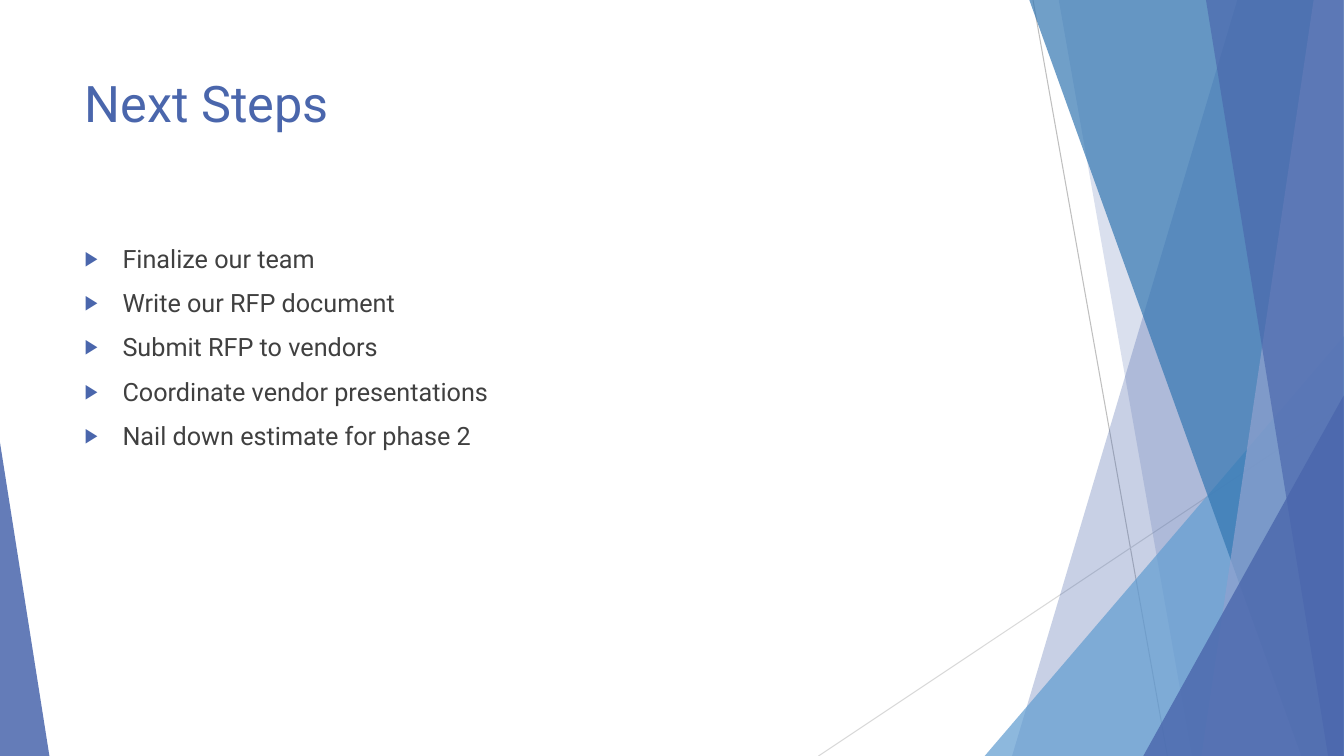
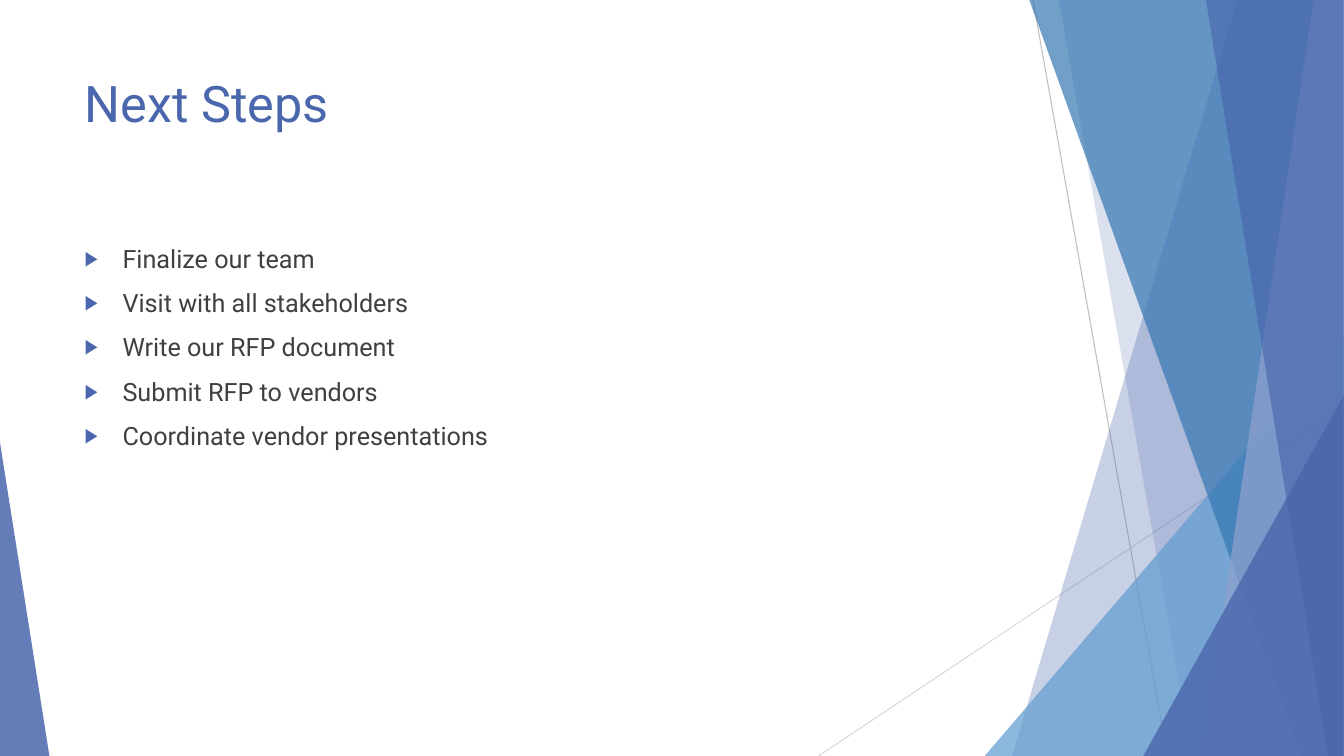
Before and after one commit to EnterpriseProductsLP/docker-straw-man, a slide deck: slide 20 of presentation.pptx (slide 17 before the commit). Drawn at 1344x756 pixels with LibreOffice and Linux fonts; fonts in the diff are those of the drawing. Boxes give left, top, right and bottom in pixels: in the first picture for what was removed or moved away, otherwise in the second. Text is boxed around its words. In the diff, an @@ line names an element or a change of style, - is before the commit and + after.

```diff
--- a/presentation.pptx
+++ b/presentation.pptx
@@ text at (123,293,408,313): paragraph added @@
+▶ Visit with all stakeholders
@@ text at (123,426,471,450): paragraph removed @@
-▶ Nail down estimate for phase 2
```
Also in this commit, not shown: 10 other slides changed, 3 slides added.
